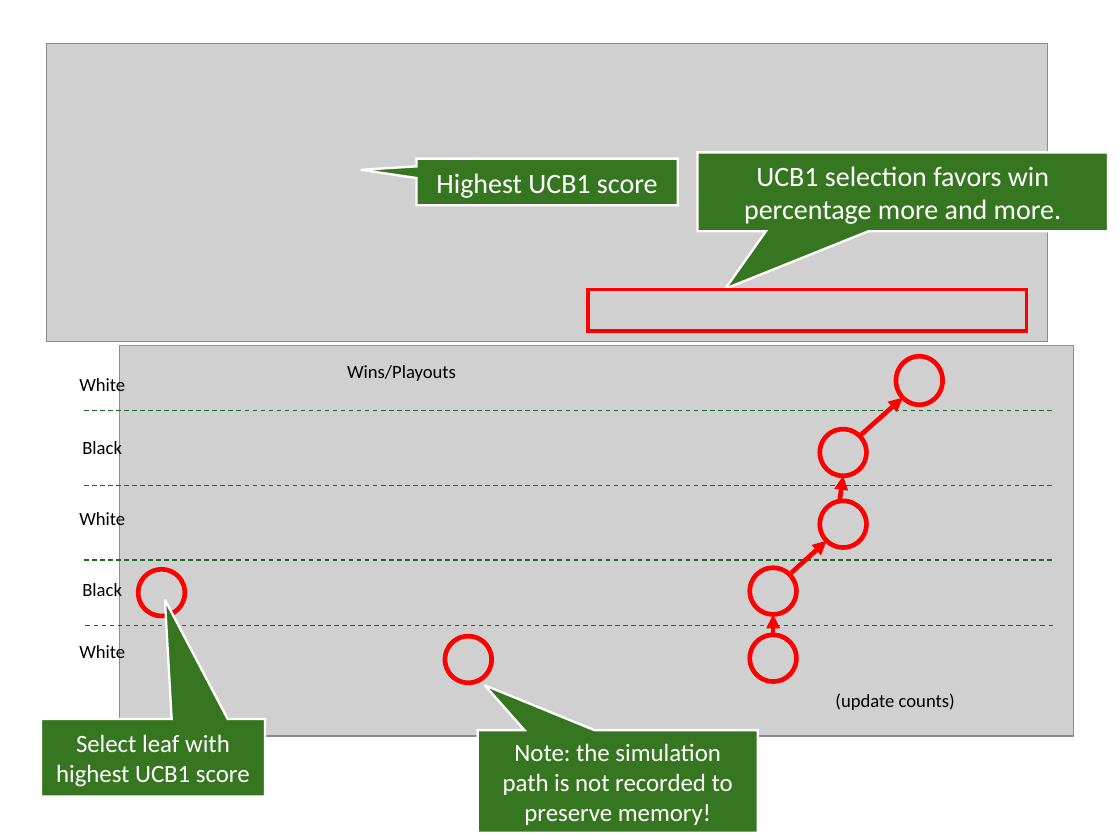
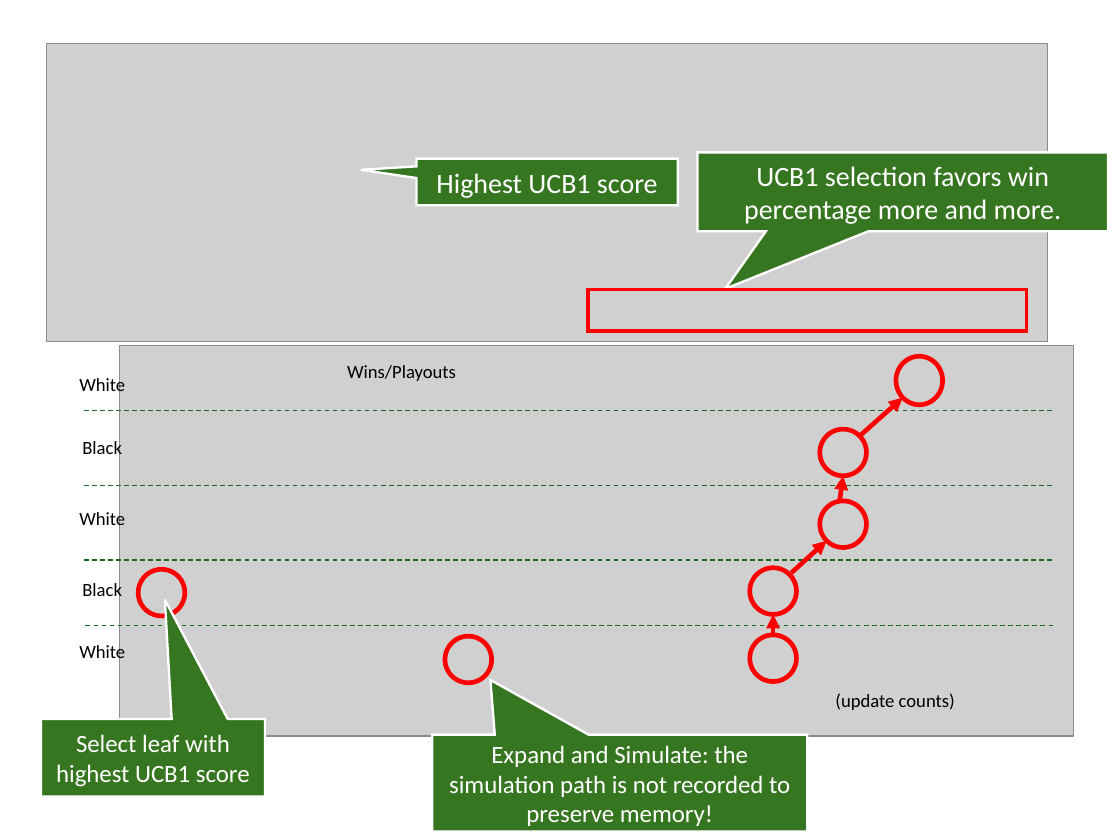
Before and after one commit to mhahsler/CS7320-AI, a slide deck: slide 41 of slides/05_games.pptx (slide 40 before the commit). Drawn at 1120x840 pixels with LibreOffice and Linux fonts; fonts in the diff are those of the drawing; grey boxes stand for pictures. Boxes give left, top, right and bottom in pixels: in the first picture for what was removed or moved away, otherwise in the second. Text is boxed around its words. In the diff, an @@ line names an element or a change of style, - is before the commit and + after.

```diff
--- a/slides/05_games.pptx
+++ b/slides/05_games.pptx
@@ speech box "Expand and Simulate: the simulation ...": place and size @@
-speech box "Expand and Simulate: the simulation ..." at [478,730,758,833]
+speech box "Expand and Simulate: the simulation ..." at [432,735,808,831]
@@ speech box "Expand and Simulate: the simulation ..." at [432,735,808,831]: proportions changed @@
@@ text in speech box at [449,745,790,826]: text changed @@
-Note: the simulation path is not recorded to preserve memory!
+Expand and Simulate: the simulation path is not recorded to preserve memory!
```
Also in this commit, not shown: 7 other slides changed, 1 slide added, 1 other file.
